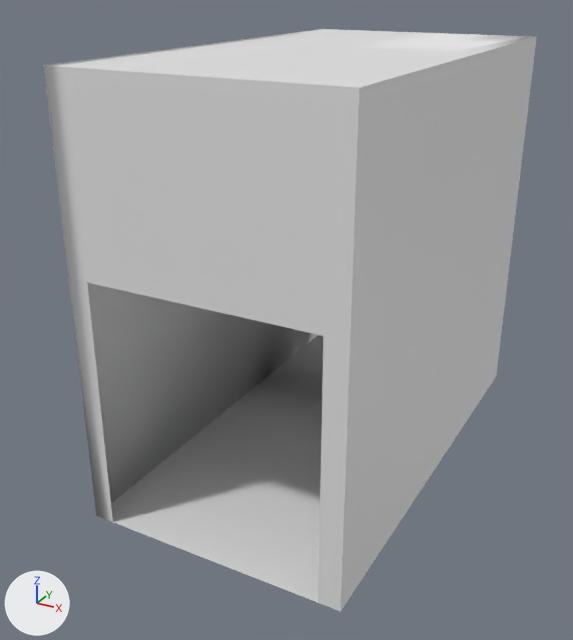
The FBX model modelaje/blocking_assets/casa_shinkansen_st.fbx as it was, and as the next commit left it.
Before and after are seen from a 50 mm lens placed at (5.79, -12.12, 8.36), pointed at (-0.4, -0.87, 2.74). Every picture has the same lights, and +X, +Y and +Z are marked at lower left.

Before the edit, the objects in view are built like this:
```python
me_cube_015 = bpy.data.meshes.new('Cube.015')
me_cube_015.from_pydata(...)  # 42 vertices, 38 faces; spans x -2.26..2.26, y -4.1..4.1, z 0.0..7.23
ob_casa_shinkansen_st = bpy.data.objects.new('casa_shinkansen_st', me_cube_015)
ob_casa_shinkansen_st.location = (0.0, 0.0, 0.0)
```
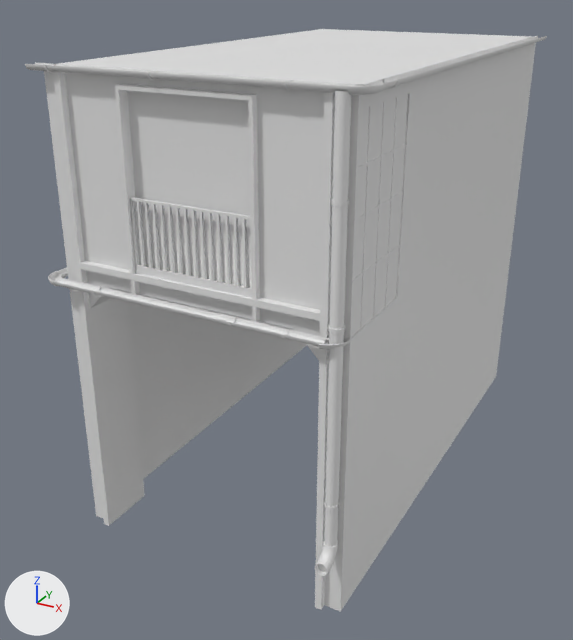
Location of each change, (x1, y1, x2, y2) in pixels of the pictures (573 x 640 px):
'casa_shinkansen_st', reshaped
    before: (43, 29, 537, 612)
    after: (25, 29, 547, 612)
part 1 of me_cube_015, added
    after: (315, 91, 351, 576)
part 2 of me_cube_015, added
    after: (48, 267, 329, 346)
part 3 of me_cube_015, added
    after: (25, 35, 547, 95)
part 4 of me_cube_015, added
    after: (130, 197, 252, 298)
part 5 of me_cube_015, added
    after: (318, 338, 351, 349)
part 6 of me_cube_015, added
    after: (53, 72, 335, 609)
part 7 of me_cube_015, added
    after: (115, 84, 260, 322)
part 8 of me_cube_015, built on
    before: (43, 65, 359, 608)
    after: (44, 31, 536, 608)

Patch to the scene script:
```diff
--- a/modelaje/blocking_assets/casa_shinkansen_st.fbx.py
+++ b/modelaje/blocking_assets/casa_shinkansen_st.fbx.py
@@ me_cube_015 @@
 # used by ob_casa_shinkansen_st; location = (0.0, 0.0, 0.0)
-me_cube_015.from_pydata(...)  # 42 vertices, 38 faces; spans x -2.26..2.26, y -4.1..4.1, z 0.0..7.23
+me_cube_015.from_pydata(...)  # 2922 vertices, 2817 faces; spans x -2.53..2.49, y -4.52..4.1, z 0.0..7.27
+# me_cube_015 part 1: a new loose piece of 612 vertices spanning x 2.03..2.24, y -4.52..-4.12, z 0.91..7.21
+# me_cube_015 part 2: a new loose piece of 537 vertices spanning x -2.53..2.04, y -4.41..4.04, z 4.2..4.3
+# me_cube_015 part 3: a new loose piece of 469 vertices spanning x -2.39..2.49, y -4.31..3.98, z 7.17..7.27
+# me_cube_015 part 4: a new loose piece of 256 vertices spanning x -0.94..0.94, y -4.16..-4.12, z 4.59..5.64
+# me_cube_015 part 5: a new loose piece of 163 vertices spanning x 1.99..2.28, y -4.45..-4.09, z 4.21..4.3
+# me_cube_015 part 6: a new loose piece of 32 vertices spanning x -2.0..2.0, y -4.2..-4.1, z 0.0..7.22
+# me_cube_015 part 7: a new loose piece of 24 vertices spanning x -0.99..0.99, y -4.2..-4.1, z 4.28..7.08
+# me_cube_015 part 8: 6 vertices removed from x -1.9..1.9, y -4.1..0.0, z 0.0..4.25; 705 vertices added at x -2.26..2.26, y -4.1..4.1, z 0.0..7.23
```
